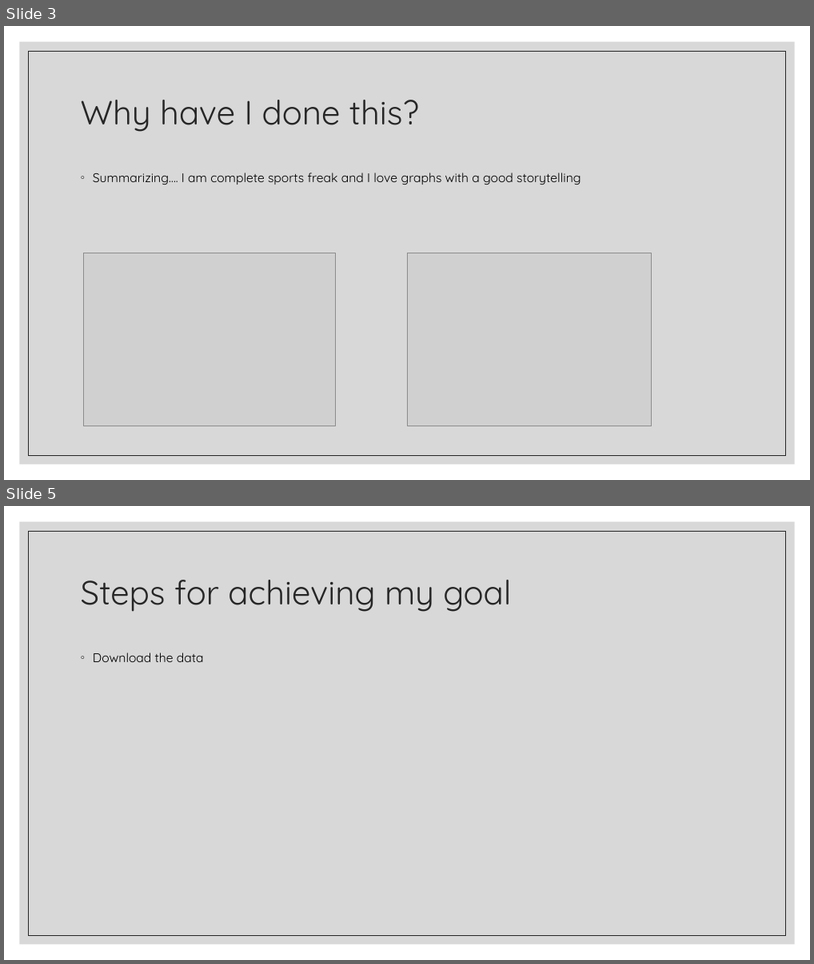
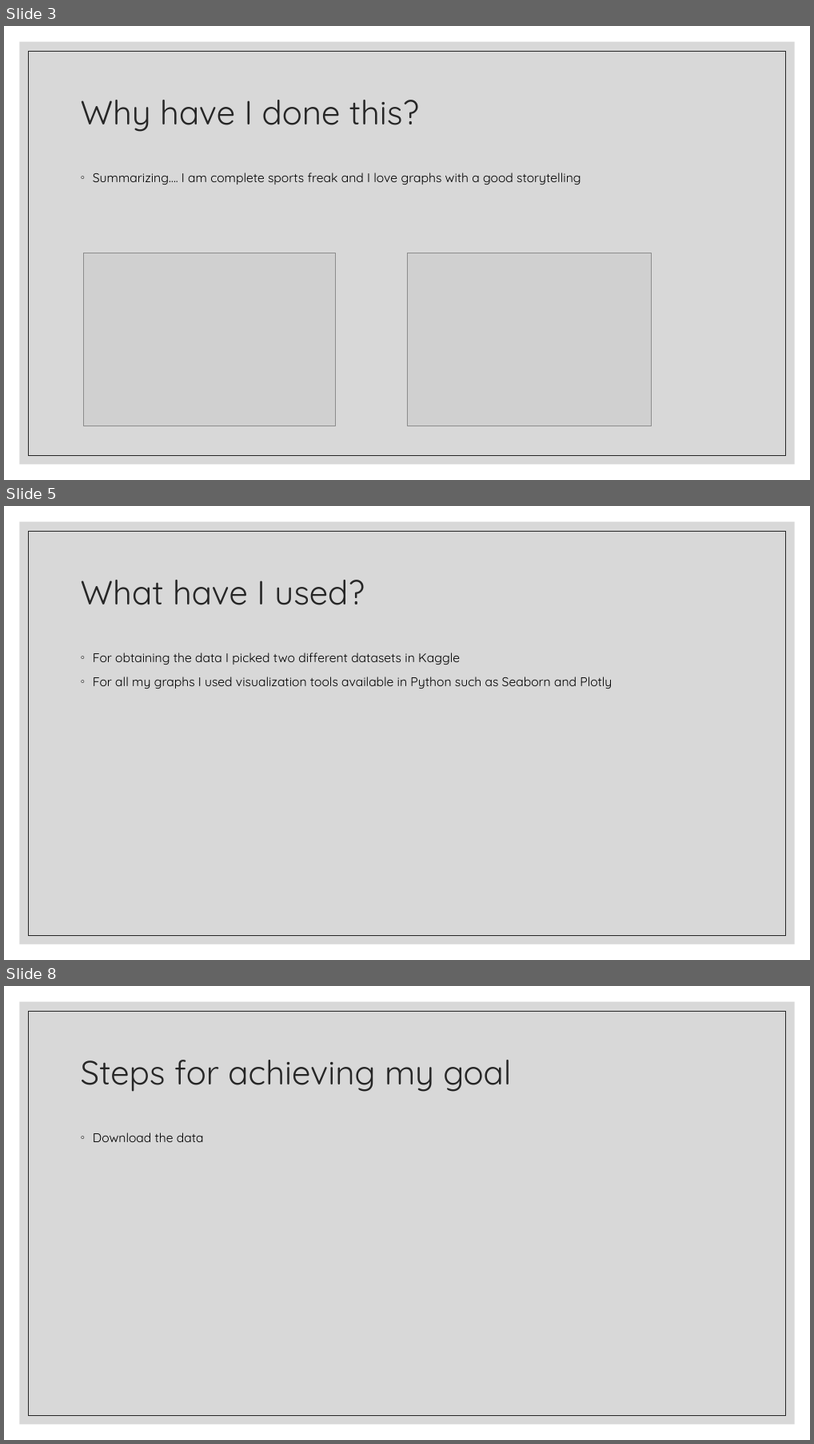
Before and after one commit to Jorge-Solana/Economical_Sports_Hisotry_and_Best_suitable_sport, a slide deck: Slide_Show/The Story of Sports.pptx. Shown one above the other, each under a label of ours: slides 3 and 5 before the commit, slides 3, 5 and 8 after it; the slides between them are not shown. The pictures are 814x964 and 814x1444 pixels, drawn with LibreOffice and Linux fonts; fonts in the diff are those of the drawing; grey boxes stand for pictures. Boxes give left, top, right and bottom in pixels: in the first picture for what was removed or moved away, otherwise in the second. Text is boxed around its words. In the diff, an @@ line names an element or a change of style, - is before the commit and + after.

Commit message:
crazy graph added

```diff
--- a/Slide_Show/The Story of Sports.pptx
+++ b/Slide_Show/The Story of Sports.pptx
@@ slide 5 added at (4,506,810,960), background #FFFFFF; not listed: 2 template elements that a slide beside it also shows @@
@@ title added at (81,580,365,605), 40 pt, text #262626 @@
+What have I used?
@@ text added at (93,652,612,688), 15 pt, text #000000 @@
+◦ For obtaining the data I picked two different datasets in Kaggle
+◦ For all my graphs I used visualization tools available in Python such as Seaborn and Plotly
@@ what was slide 5 is now slide 8 @@
```
Also in this commit, not shown: 2 slides changed, 2 other slides added.
